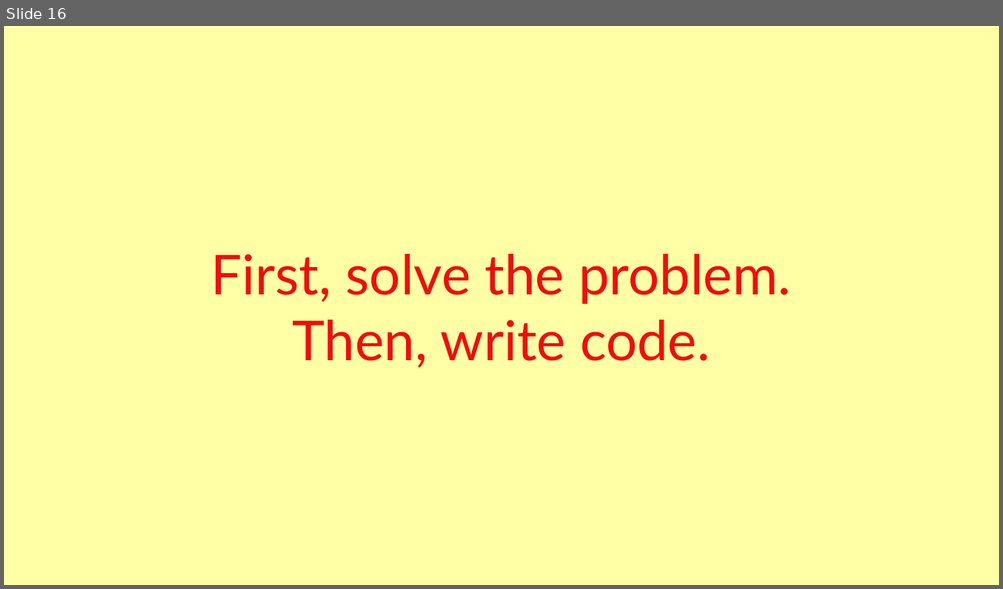
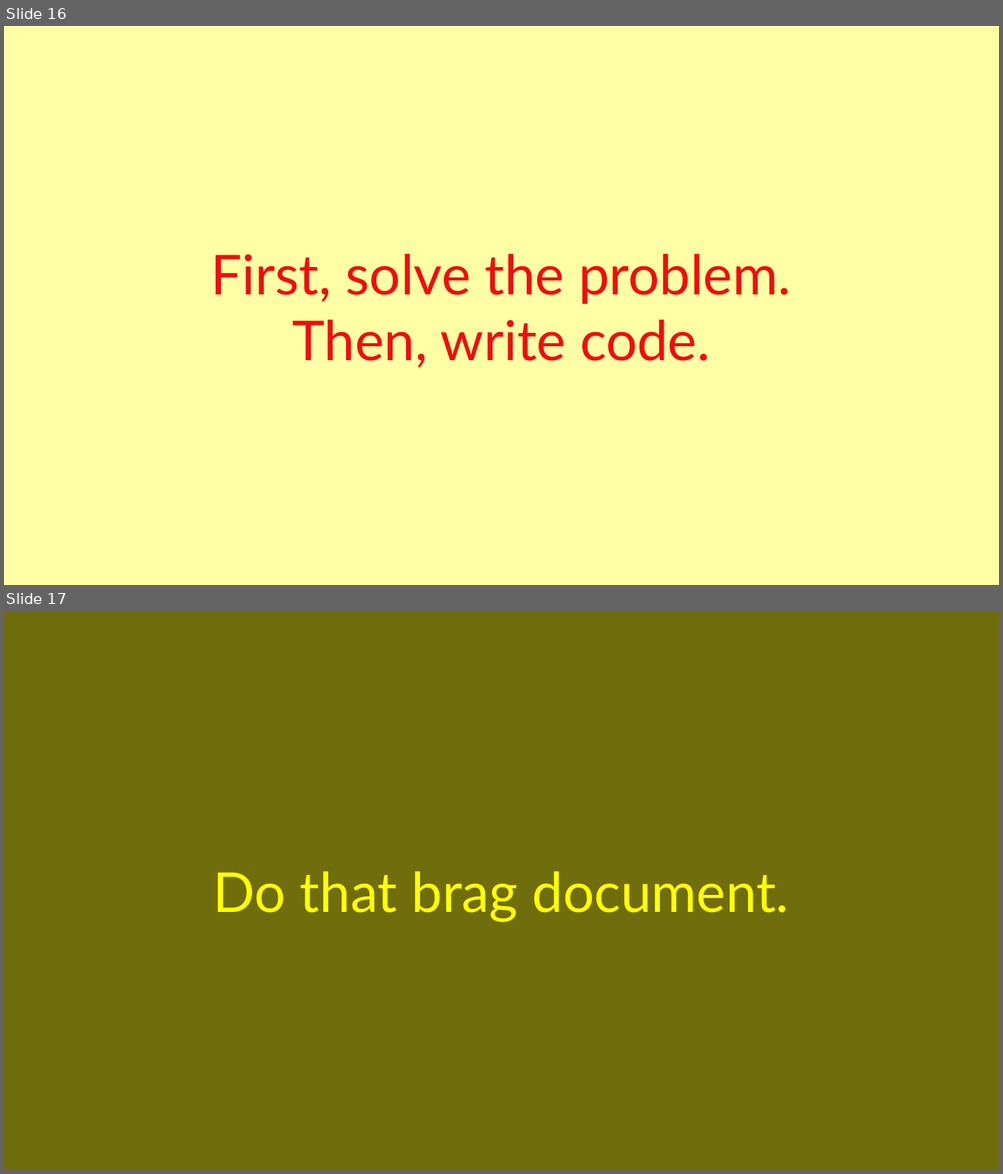
Before and after one commit to ex033067/configs, a slide deck: linux/auto-change-wallpaper/auto-wallpapers.odp. Shown one above the other, each under a label of ours: slide 16 before the commit, slides 16 and 17 after it. The pictures are 1003x589 and 1003x1174 pixels, drawn with LibreOffice and Linux fonts; fonts in the diff are those of the drawing. Boxes give left, top, right and bottom in pixels: in the first picture for what was removed or moved away, otherwise in the second. Text is boxed around its words. In the diff, an @@ line names an element or a change of style, - is before the commit and + after.

```diff
--- a/linux/auto-change-wallpaper/auto-wallpapers.odp
+++ b/linux/auto-change-wallpaper/auto-wallpapers.odp
@@ slide 17 added at (x1=4, y1=611, x2=999, y2=1170), background #706E0C @@
@@ text added at (x1=213, y1=871, x2=789, y2=923), 44 pt, text #FFFF00 @@
+Do that brag document.
```
Also in this commit, not shown: 2 slides changed, 1 other file.
